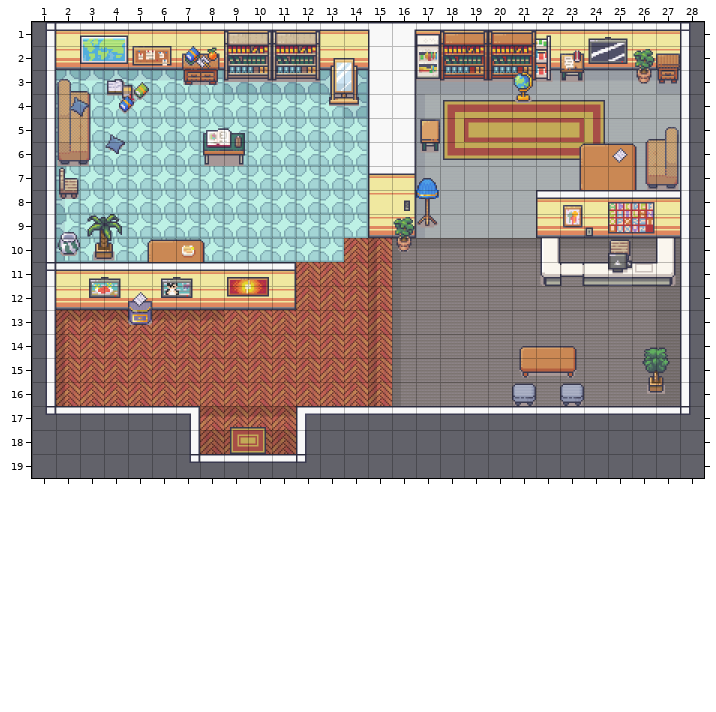
Tiled map (JSON) -- assets/TiledMap/interactive-resume.tmj. The first picture shows the starting point.
Cells are 32x32 px. Shown: x 1..28, y 1..19.
Once edited:
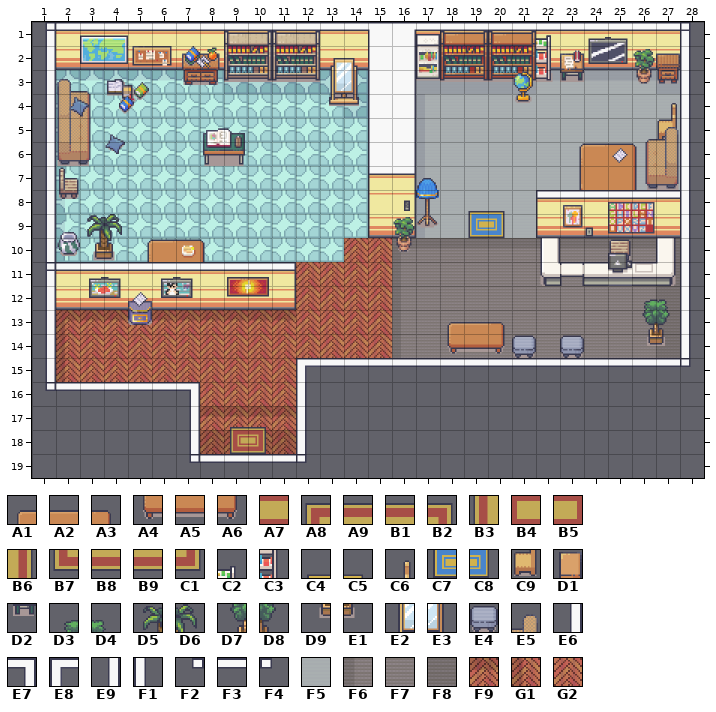
Key: from "Interiors_free_32x32": A1 215, A2 216, A3 217, A4 231, A5 232, A6 233, A7 234, A8 247, A9 248, B1 249, B2 250, B3 263, B4 264, B5 265, B6 266, B7 279, B8 280, B9 281, C1 282, C2 295, C3 311, C4 333, C5 334, C6 343, C7 349, C8 350, C9 359, D1 610, D2 626, D3 714, D4 715, D5 717, D6 718, D7 730, D8 731, D9 746, E1 747, E2 1128, E3 1129, E4 1187, E5 1288; from "Room_Builder_free_32x32": E6 7, E7 39, E8 40, E9 45, F1 47, F2 62, F3 63, F4 64, F5 216, F6 218, F7 219, F8 220, F9 233, G1 249, G2 250.
__ is an empty cell.
Tiles replaced or removed in this view: A1, A2, A3, A4, A5, A6, A7, A8, A9, B1, B2, B3, B4, B5, B6, B7, B8, B9, C1, C3, D1, D2, D3, D4, D7, D8, D9, E1, E2, E3, E4, E5, E6, E7, E8, F1, F2, F3, F4, F6, F7, F8, G1, G2.
The exact change:
Changed rows in their new state; .. is an unchanged cell.
Layer "Background":
first column x 23:
 5 F5
first column x 2:
10 .. .. .. .. .. .. .. .. .. .. .. .. .. G2 .. .. .. .. .. .. .. .. .. .. .. ..
11 .. .. .. .. .. .. .. .. .. .. .. .. .. G2 .. .. .. .. .. .. .. .. .. .. .. ..
12 .. .. .. .. .. .. .. .. .. .. .. .. .. G2 .. .. .. .. .. .. .. .. .. .. .. ..
13 .. .. .. .. .. .. .. F9 F9 F9 .. .. .. G2 .. .. .. .. .. .. .. .. .. .. .. ..
14 .. .. .. .. .. .. .. .. .. .. .. .. .. G2 .. .. .. .. .. .. .. .. .. .. .. ..
15 .. .. .. .. .. .. .. .. .. .. __ __ __ __ __ __ __ __ __ __ __ __ __ __ __ __
16 __ __ __ __ __ __ .. .. .. .. __ __ __ __ __ __ __ __ __ __ __ __ __ __ __ __
Layer "UnderTile":
first column x 18:
 4 __ __ __ __ __ __ __
 5 __ __ __ __ __ __ __
 6 __ __ __ __ __ __ __
 8 .. C4 C5 .. .. .. ..
 9 .. C7 C8 .. .. .. ..
first column x 21:
14 E4 .. E4
16 __ .. __
Layer "Tiles":
first column x 1:
15 .. .. .. .. .. .. .. .. .. .. .. E8 F3 F3 F3 F3 F3 F3 F3 F3 F3 F3 F3 F3 F3 F3 F3 F4
16 F2 F3 F3 F3 F3 F3 E7 .. .. .. .. F1 .. .. .. .. .. .. .. .. .. .. .. .. .. .. .. __
17 __ __ __ __ __ __ E9 .. .. .. .. F1 __ __ __ __ __ __ __ __ __ __ __ __ __ __ __ __
Layer "Collidables":
first column x 17:
 1 .. .. .. .. .. C2 .. .. .. .. ..
 4 .. .. .. .. .. .. .. .. .. .. C6
 5 __ .. .. .. .. .. .. .. .. .. C9
 6 __ .. .. .. .. .. .. .. .. .. ..
first column x 18:
13 A1 A2 A3 .. .. .. .. .. .. ..
14 A4 A5 A6 __ __ __ .. .. D9 E1
15 .. .. .. __ __ __ .. .. .. ..
16 .. .. .. .. .. .. .. .. __ __
Layer "OverlayTiles":
first column x 13:
 2 .. .. .. .. .. .. .. .. .. __ .. .. .. .. ..
 3 __ __ .. .. .. .. .. .. .. .. .. .. .. .. ..
 4 .. .. .. .. .. .. .. .. .. .. .. .. .. .. C6
 5 .. .. .. .. __ .. .. .. .. .. .. .. .. .. ..
first column x 3:
 9 D5 D6 .. .. .. .. .. .. .. .. .. .. .. .. .. .. .. .. .. .. .. .. .. .. ..
12 .. .. .. .. .. .. .. .. .. .. .. .. .. .. .. .. .. .. .. .. .. .. .. D3 D4
13 .. .. .. .. .. .. .. .. .. .. .. .. .. .. .. .. .. .. .. .. .. .. .. D7 D8
14 .. .. .. .. .. .. .. .. .. .. .. .. .. .. .. .. .. .. .. .. .. .. .. __ __
15 .. .. .. .. .. .. .. .. .. .. .. .. .. .. .. .. .. .. .. .. .. .. .. __ __
